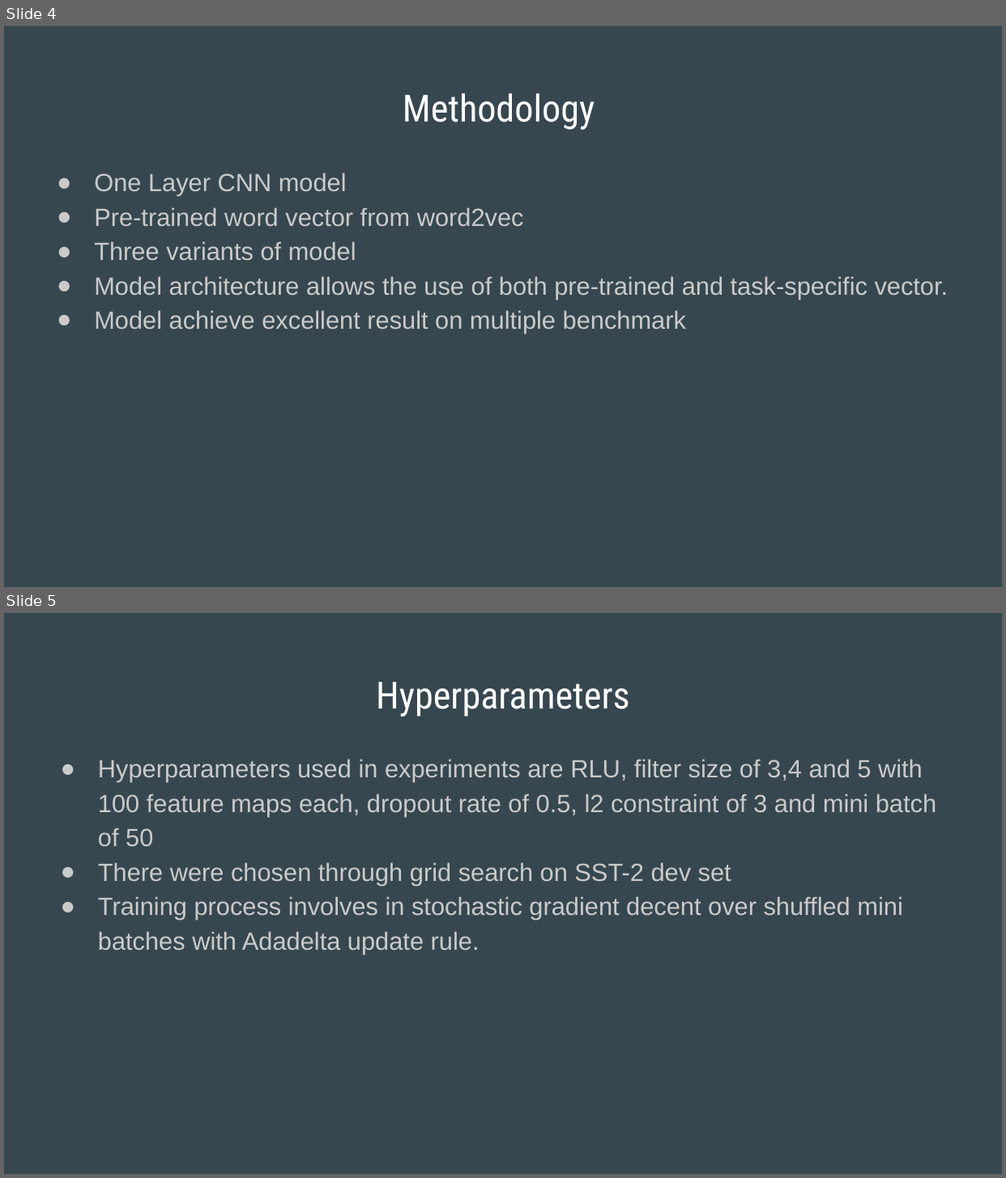
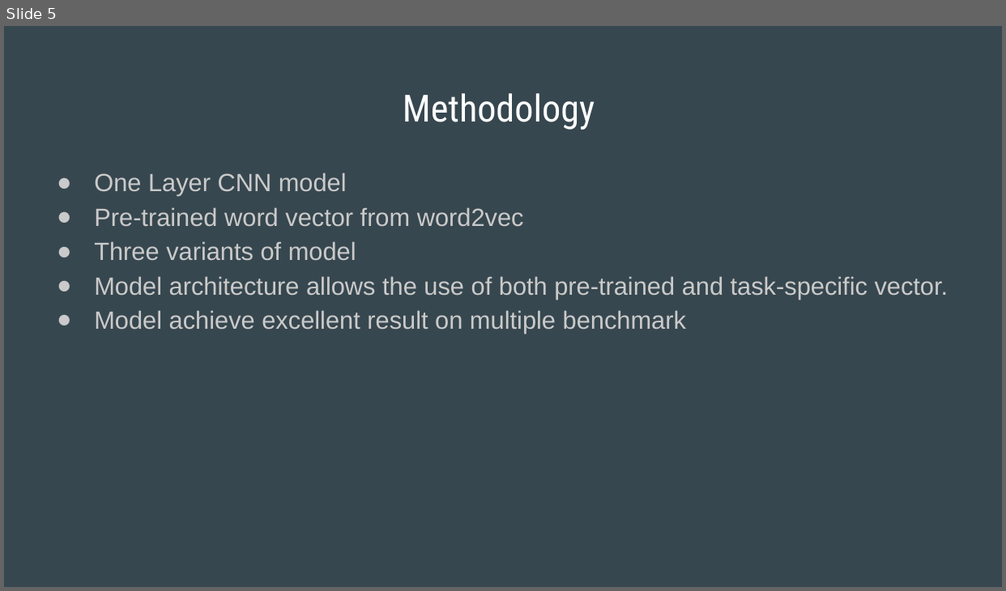
Before and after one commit to notsohan/CSE713, a slide deck: Task 1/Slides Task 1.pptx. Shown one above the other, each under a label of ours: slides 4 and 5 before the commit, slide 5 after it. The pictures are 1006x1178 and 1006x591 pixels, drawn with LibreOffice and Linux fonts; fonts in the diff are those of the drawing. Boxes give left, top, right and bottom in pixels: in the first picture for what was removed or moved away, otherwise in the second. Text is boxed around its words. In the diff, an @@ line names an element or a change of style, - is before the commit and + after.

```diff
--- a/Task 1/Slides Task 1.pptx
+++ b/Task 1/Slides Task 1.pptx
@@ slide 5 removed at (4, 613, 1002, 1174), background #37474F @@
@@ title removed at (376, 682, 629, 717) @@
-Hyperparameters
@@ text removed at (98, 759, 936, 954) @@
-● Hyperparameters used in experiments are RLU, filter size of 3,4 and 5 with 100 feature maps each, dropout rate of 0.5, l2 constraint of 3 and mini batch of 50
-● There were chosen through grid search on SST-2 dev set
-● Training process involves in stochastic gradient decent over shuffled mini batches with Adadelta update rule.
@@ what was slide 4 is now slide 5 @@
```
Also in this commit, not shown: 3 slides changed, 2 slides added, 1 other slide removed.
